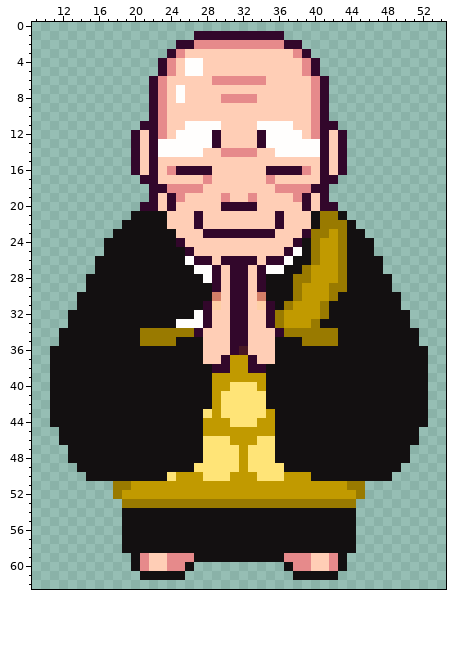
Edited in one commit: pixel-art sprite (shurikenSagaGame/Assets/Sprites/Enemies/Human/boss_monk.png). This is how it looked before the edit.
The file is 64x64 pixels. Shown: x 9..54, y 0..62.
After the commit:
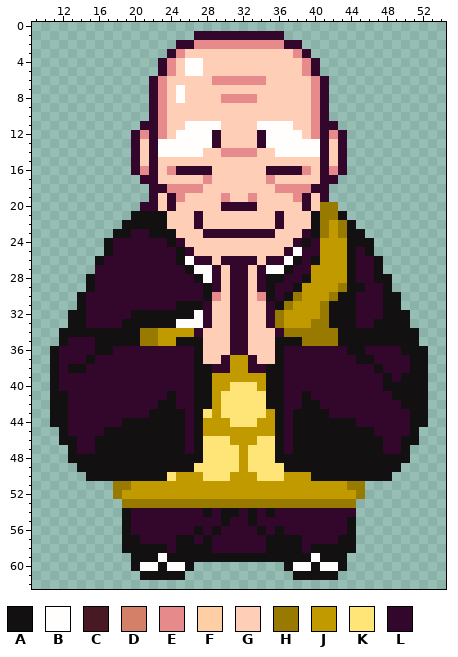
Palette (. is transparent): A #131011  B #fffefd  C #481824  D #d47f68  E #e68a8b  F #fecfa5  G #ffceb6  H #997a00  J #c19a00  K #ffe477  L #32072b
The exact change:
Colour A replaces colour E in row 59 at x 21, 24 to 26, 37 to 39 and 42.
Colour A replaces colour G in row 59 at x 22 and 41; in row 60 at x 23 and 40.
Colour A replaces colour H in row 23 at x 40; in row 26 at x 40; in row 28 at x 39; in row 29 at x 38.
Colour B replaces colour E in row 60 at x 21, 24 to 25, 38 to 39 and 42.
Colour B replaces colour G in row 59 at x 23 and 40; in row 60 at x 22 and 41.
Colour E replaces colour D in row 30 at x 29 and 34.
Colour E replaces colour G in row 12 at x 21 and 42; in row 16 at x 21 and 42.
Colour G replaces colour F in row 31 at x 29 and 34.
Colour H replaces colour A in row 33 at x 41.
Colour H replaces colour L in row 20 at x 41 to 42.
Colour J replaces colour H in row 22 at x 42; in rows 24 to 28 at x 43; in row 29 at x 42; in row 34 at x 23 to 26; in row 35 at x 23 to 24.
Colour L replaces colour A in row 23 at x 20 to 21; in row 24 at x 18 to 23; in row 25 at x 18 to 24, 39 and 45; in row 26 at x 17 to 24, 39 and 45 to 46; in row 27 at x 16 to 25, 38 and 45 to 46; in row 28 at x 16 to 26, 37 and 45 to 46.
Colour L replaces colour A in row 29 at x 16 to 27, 36 to 37 and 46 to 47; in row 30 at x 15 to 27, 36 and 45 to 47; in row 31 at x 15 to 24 and 45 to 47; in row 32 at x 15 to 19 and 45 to 47; in row 33 at x 15 to 18 and 45 to 46; in row 35 at x 13 to 15.
Colour L replaces colour A in row 36 at x 12 to 15, 18 to 26, 37 to 43 and 46 to 49; in row 37 at x 12 to 14, 16 to 26, 37 to 44 and 47 to 50; in row 38 at x 12, 15 to 26, 37 to 46 and 48 to 50; in row 39 at x 12 to 26, 37 to 47 and 49; in row 40 at x 12 to 26 and 37 to 47; in row 41 at x 13 to 23, 25 to 26, 37 to 38 and 40 to 48.
Colour L replaces colour A in row 42 at x 13 to 22, 25 to 26, 37 to 38 and 41 to 49; in row 43 at x 13 to 21, 26, 37 and 42 to 50; in row 44 at x 13 to 18, 26, 37 and 45 to 50; in row 45 at x 13 to 16, 26, 37 and 47 to 50; in rows 46 to 47 at x 14 to 15, 26, 37 and 48 to 49; in row 54 at x 20 to 27, 29, 32, 34 and 36 to 44.
Colour L replaces colour A in row 55 at x 20 to 29, 31 to 32 and 34 to 43; in row 56 at x 20 to 26, 28, 30 to 33, 35 and 37 to 43; in row 57 at x 21 to 24, 27, 29 to 34 and 39 to 42; in row 58 at x 24, 29 to 34 and 39.
Colour L replaces colour C in row 36 at x 32.
Colour L replaces colour H in rows 24 to 25 at x 40; in row 27 at x 39; in row 28 at x 38.
Boxes around the changes in both pictures, in picture pixels (x1, y1, x2, y2):
changed: (140, 130, 149, 175)
changed: (257, 130, 410, 454)
changed: (59, 229, 221, 454)
changed: (239, 346, 248, 355)
changed: (131, 508, 356, 571)
